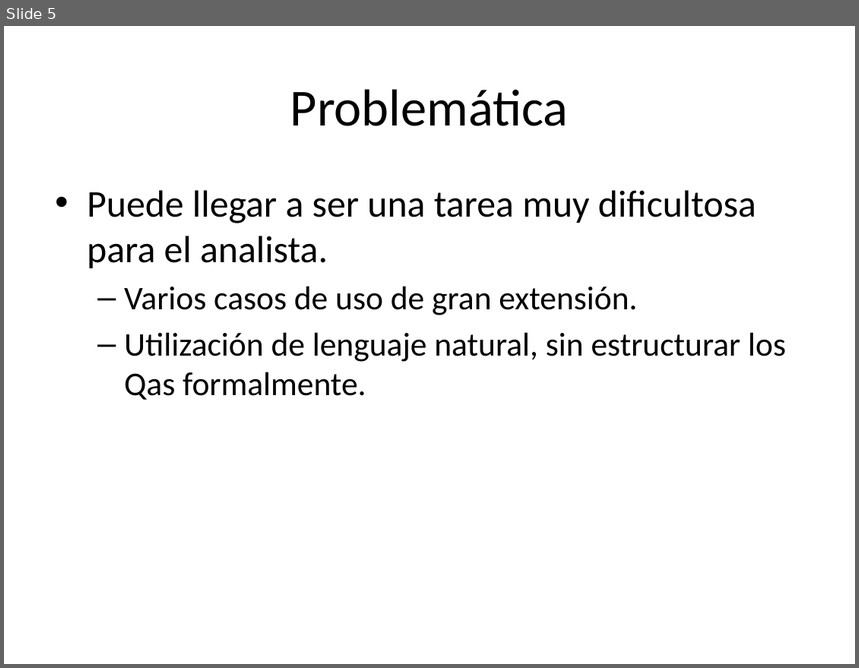
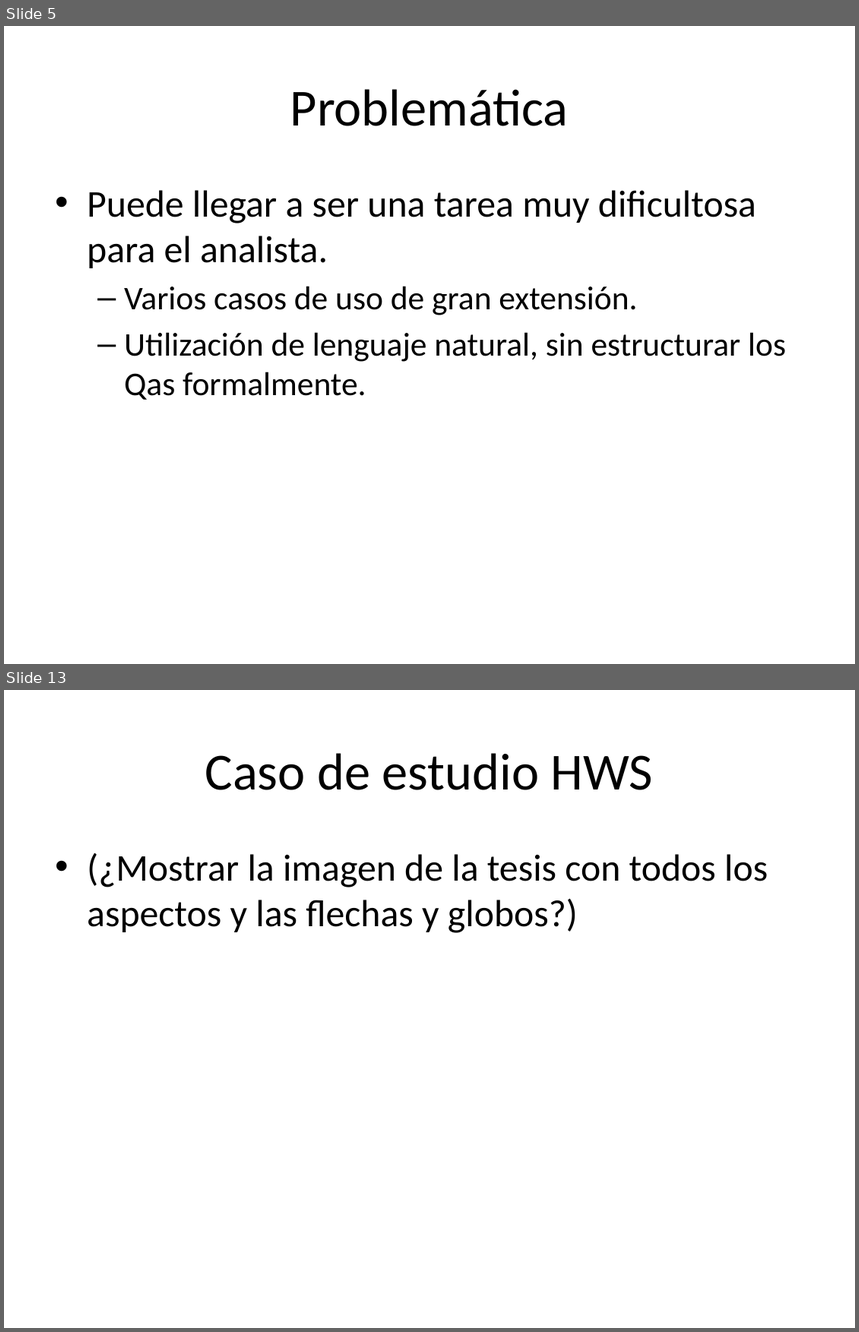
Before and after one commit to alejandrorago/qatesis2, a slide deck: Capitulos Finales/filiminasPeladas.pptx. Shown one above the other, each under a label of ours: slide 5 before the commit, slides 5 and 13 after it; the slides between them are not shown. The pictures are 859x668 and 859x1332 pixels, drawn with LibreOffice and Linux fonts; fonts in the diff are those of the drawing. Boxes give left, top, right and bottom in pixels: in the first picture for what was removed or moved away, otherwise in the second. Text is boxed around its words. In the diff, an @@ line names an element or a change of style, - is before the commit and + after.

```diff
--- a/Capitulos Finales/filiminasPeladas.pptx
+++ b/Capitulos Finales/filiminasPeladas.pptx
@@ slide 13 added at (x1=4, y1=690, x2=855, y2=1328), background #FFFFFF @@
@@ title added at (x1=205, y1=753, x2=654, y2=790), 44 pt, text #000000 @@
+Caso de estudio HWS
@@ text added at (x1=87, y1=853, x2=768, y2=933), 32 pt, text #000000 @@
+• (¿Mostrar la imagen de la tesis con todos los aspectos y las flechas y globos?)
```
Also in this commit, not shown: 5 slides changed, 11 other slides added, 2 slides removed.
